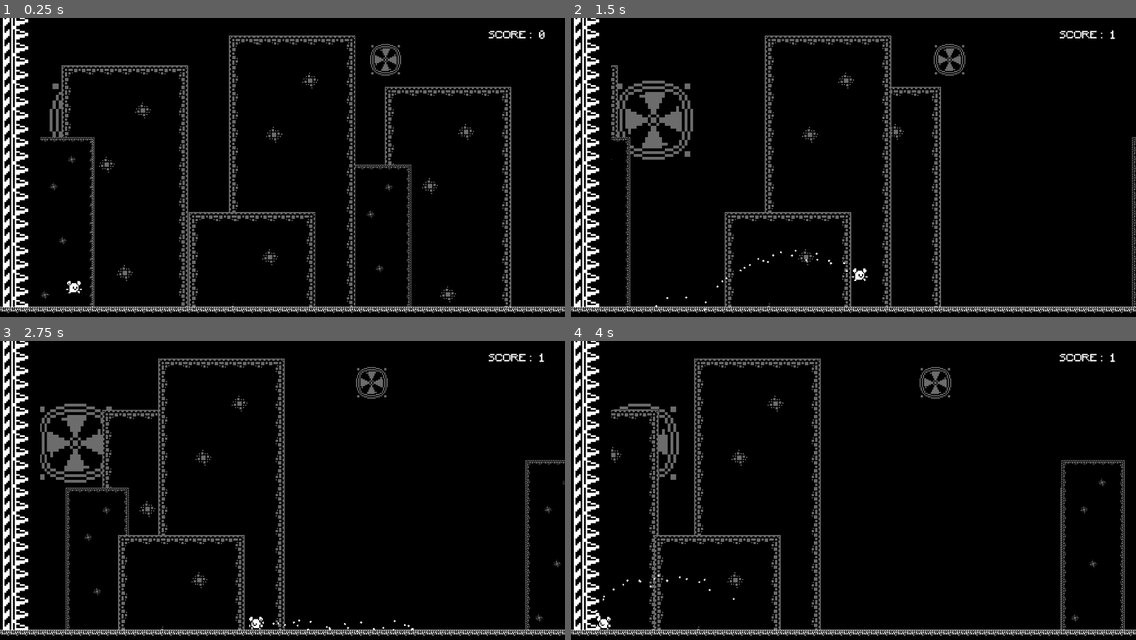
Above: before the commit, frames 1-4 (two rows, left to right).
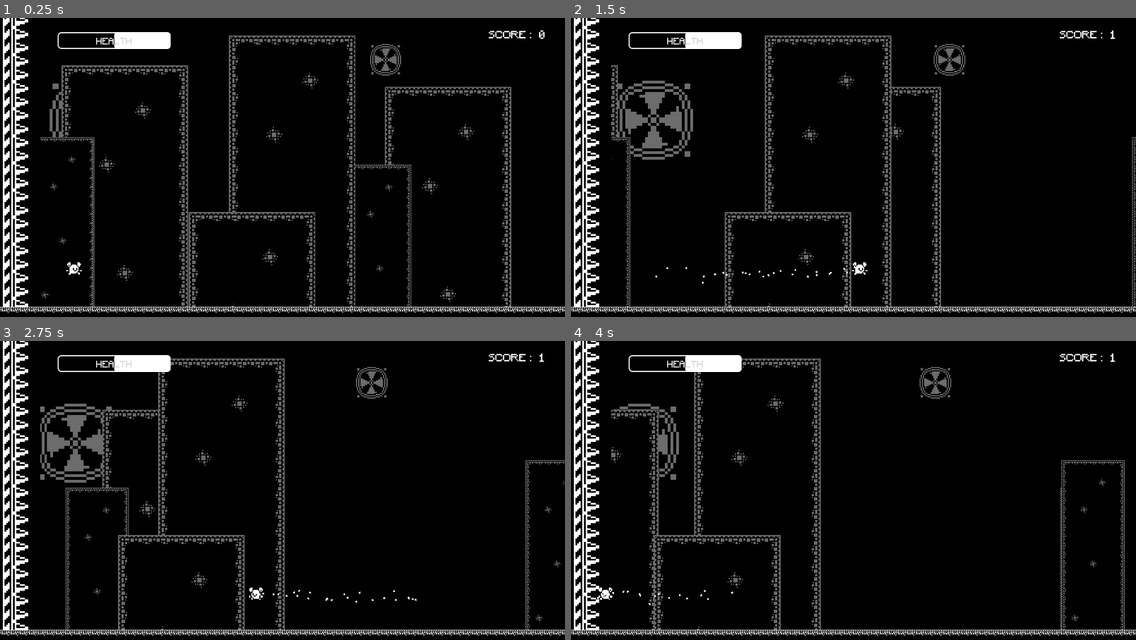
Above: after the commit, the same moments.

Repository: Kapioga/1BitFella
Game: Godot game, scene res://Scenes/main.tscn
Same seed, same stepped clock (60 frames per second), same inputs: the game is played once before the commit and once after it.
Inputs:
- Up to frame 1 (0.25 s): no input
- Up to frame 2 (1.5 s): hold Right (Right) from 0.53 s (still down); tap Space (Jump) at 0.77 s
- Up to frame 3 (2.75 s): tap Space (Jump) at 1.52 s; release Right (Right) at 2.03 s; hold A (Left) from 2.03 s (still down)
- Up to frame 4 (4 s): keep holding A (Left); tap Space (Jump) at 3.02, 3.77 s

The runs differ from the first frame. In frame 1, 0.9% of the frame differs, in the area x 10-31%, y 4-93%; in frame 2, 1.0%; in frame 3, 1.0%, in the area x 10-74%, y 4-98%; in frame 4, 1.0%.
Error after the commit: Invalid access to property or key 'value' on a base object of type 'Nil'. (res://Scripts/player.gd:5)

Commit message:
added health bar and damage detect

Diff:
--- a/Scenes/main.tscn
+++ b/Scenes/main.tscn
@@ -7,33 +7,6 @@
 [ext_resource type="PackedScene" uid="uid://st882t5dcm7b" path="res://Scenes/wall_spike.tscn" id="3_wj2xy"]
 [ext_resource type="FontFile" uid="uid://cydnd2rfvdub0" path="res://Assets/Minecraft.ttf" id="5_vpi53"]
 [ext_resource type="Script" path="res://Scenes/Score.gd" id="6_40v6d"]
-
-[sub_resource type="CanvasItemMaterial" id="CanvasItemMaterial_mviec"]
-particles_animation = true
-particles_anim_h_frames = 1
-particles_anim_v_frames = 1
-particles_anim_loop = false
-
-[sub_resource type="ParticleProcessMaterial" id="ParticleProcessMaterial_5qdta"]
-lifetime_randomness = 0.44
-emission_shape = 3
-emission_box_extents = Vector3(7, 7, 1)
-particle_flag_disable_z = true
-direction = Vector3(0, 1, 0)
-spread = 45.28
-gravity = Vector3(0, 50, 0)
-initial_velocity_min = 12.35
-initial_velocity_max = 80.25
-orbit_velocity_min = 0.0
-orbit_velocity_max = 0.0
-damping_min = 10.0
-damping_max = 10.0
-scale_min = 3.0
-scale_max = 3.0
-color = Color(0.694118, 1, 1, 1)
-anim_speed_min = 5.0
-anim_speed_max = 5.0
-collision_mode = 2
 
 [sub_resource type="LabelSettings" id="LabelSettings_jnxe2"]
 font = ExtResource("5_vpi53")
@@ -45,6 +18,32 @@
 
 [sub_resource type="RectangleShape2D" id="RectangleShape2D_k6xq1"]
 size = Vector2(13, 571)
+
+[sub_resource type="StyleBoxFlat" id="StyleBoxFlat_fmktt"]
+bg_color = Color(0.6, 0.6, 0.6, 0)
+border_width_left = 2
+border_width_top = 2
+border_width_right = 2
+border_width_bottom = 2
+border_color = Color(1, 1, 1, 1)
+corner_radius_top_left = 6
+corner_radius_top_right = 6
+corner_radius_bottom_right = 6
+corner_radius_bottom_left = 6
+
+[sub_resource type="StyleBoxFlat" id="StyleBoxFlat_mibc1"]
+bg_color = Color(1, 1, 1, 1)
+corner_radius_top_left = 6
+corner_radius_top_right = 6
+corner_radius_bottom_right = 6
+corner_radius_bottom_left = 6
+
+[sub_resource type="LabelSettings" id="LabelSettings_p4ada"]
+font = ExtResource("5_vpi53")
+font_color = Color(0.854902, 0.854902, 0.854902, 1)
+shadow_size = 5
+shadow_color = Color(0.752941, 0.752941, 0.752941, 0)
+shadow_offset = Vector2(2, 1)
 
 [node name="Main" type="Node2D"]
 script = ExtResource("1_3se6e")
@@ -63,12 +62,9 @@
 [node name="Player" parent="." instance=ExtResource("3_c7kxt")]
 position = Vector2(132, 444)
 
-[node name="GPUParticles2D2" type="GPUParticles2D" parent="Player"]
-visible = false
-material = SubResource("CanvasItemMaterial_mviec")
-position = Vector2(-13, 7)
-amount = 32
-process_material = SubResource("ParticleProcessMaterial_5qdta")
+[node name="Area2D" parent="Player" index="3"]
+collision_layer = 3
+collision_mask = 3
 
 [node name="ScoreLabel" type="Label" parent="."]
 anchors_preset = 1
@@ -115,6 +111,47 @@
 shape = SubResource("RectangleShape2D_k6xq1")
 debug_color = Color(0.803922, 0.333333, 0.65098, 0.419608)
 
+[node name="HealthBar" type="CanvasLayer" parent="."]
+
+[node name="HBar" type="ProgressBar" parent="HealthBar"]
+anchors_preset = 5
+anchor_left = 0.5
+anchor_right = 0.5
+offset_left = -398.0
+offset_top = 25.0
+offset_right = -198.0
+offset_bottom = 55.0
+grow_horizontal = 2
+theme_override_colors/font_color = Color(1, 1, 1, 1)
+theme_override_fonts/font = ExtResource("5_vpi53")
+theme_override_styles/background = SubResource("StyleBoxFlat_fmktt")
+theme_override_styles/fill = SubResource("StyleBoxFlat_mibc1")
+value = 50.0
+rounded = true
+fill_mode = 1
+show_percentage = false
+
+[node name="HealthLabel" type="Label" parent="HealthBar/HBar"]
+layout_mode = 1
+anchors_preset = 7
+anchor_left = 0.5
+anchor_top = 1.0
+anchor_right = 0.5
+anchor_bottom = 1.0
+offset_left = -32.0
+offset_top = -23.0
+offset_right = 32.0
+grow_horizontal = 2
+grow_vertical = 0
+text = "HEALTH"
+label_settings = SubResource("LabelSettings_p4ada")
+horizontal_alignment = 1
+vertical_alignment = 1
+autowrap_mode = 1
+uppercase = true
+
+[connection signal="area_entered" from="Wall Spike/Area2D" to="Player" method="entered_spike_wall"]
 [connection signal="area_shape_entered" from="Score/ScoreDetectL/ScoreDetect" to="Score" method="_on_score_detect_area_shape_entered"]
 
 [editable path="Wall Spike"]
+[editable path="Player"]
--- a/Scenes/player.tscn
+++ b/Scenes/player.tscn
@@ -70,7 +70,7 @@
 }]
 
 [sub_resource type="RectangleShape2D" id="RectangleShape2D_rc584"]
-size = Vector2(6.4, 6)
+size = Vector2(7.6, 6.4)
 
 [node name="Player" type="CharacterBody2D"]
 script = ExtResource("1_0ra6m")
@@ -98,7 +98,6 @@
 scale = Vector2(2, 2)
 
 [node name="CollisionShape2D2" type="CollisionShape2D" parent="Area2D"]
-visible = false
-position = Vector2(-2.38419e-07, 0.5)
+position = Vector2(-1.5, 1)
 scale = Vector2(2.5, 2.5)
 shape = SubResource("RectangleShape2D_rc584")
--- a/Scenes/wall_spike.tscn
+++ b/Scenes/wall_spike.tscn
@@ -413,6 +413,8 @@
 
 [node name="Wall Spike" type="StaticBody2D"]
 scale = Vector2(3, 3)
+collision_layer = 3
+collision_mask = 3
 
 [node name="TileMap" type="TileMap" parent="."]
 position = Vector2(16, -107)
@@ -430,6 +432,5 @@
 position = Vector2(4, 88.6667)
 
 [node name="CollisionShape2D2" type="CollisionShape2D" parent="Area2D"]
-visible = false
 position = Vector2(4, 0)
 shape = SubResource("RectangleShape2D_htay5")
--- a/Scripts/player.gd
+++ b/Scripts/player.gd
@@ -1,10 +1,14 @@
 extends CharacterBody2D
 
+#Health variables
+@onready var h_bar = $"../HealthBar/HBar"
+var player_health = h_bar.value
 
+# Movement variables
 const SPEED = 400.0
 const JUMP_VELOCITY = -400.0
 
-# Get the gravity from the project settings to be synced with RigidBody nodes.
+# Gravity variables
 var gravity = ProjectSettings.get_setting("physics/2d/default_gravity")
 @onready var animated_sprite_2d = $AnimatedSprite2D
 @onready var gpu_particles_2d = $GPUParticles2D
@@ -43,3 +47,9 @@
 		animated_sprite_2d.flip_h = false
 	if velocity.x < -1:
 		animated_sprite_2d.flip_h = true
+
+
+func entered_spike_wall(area):
+	print("Oof, you touched the wall!")
+	player_health -= 1
+	print("Players health is: ", str(player_health))
Not shown: 1 places in Scenes/main.tscn that only renumber resources
